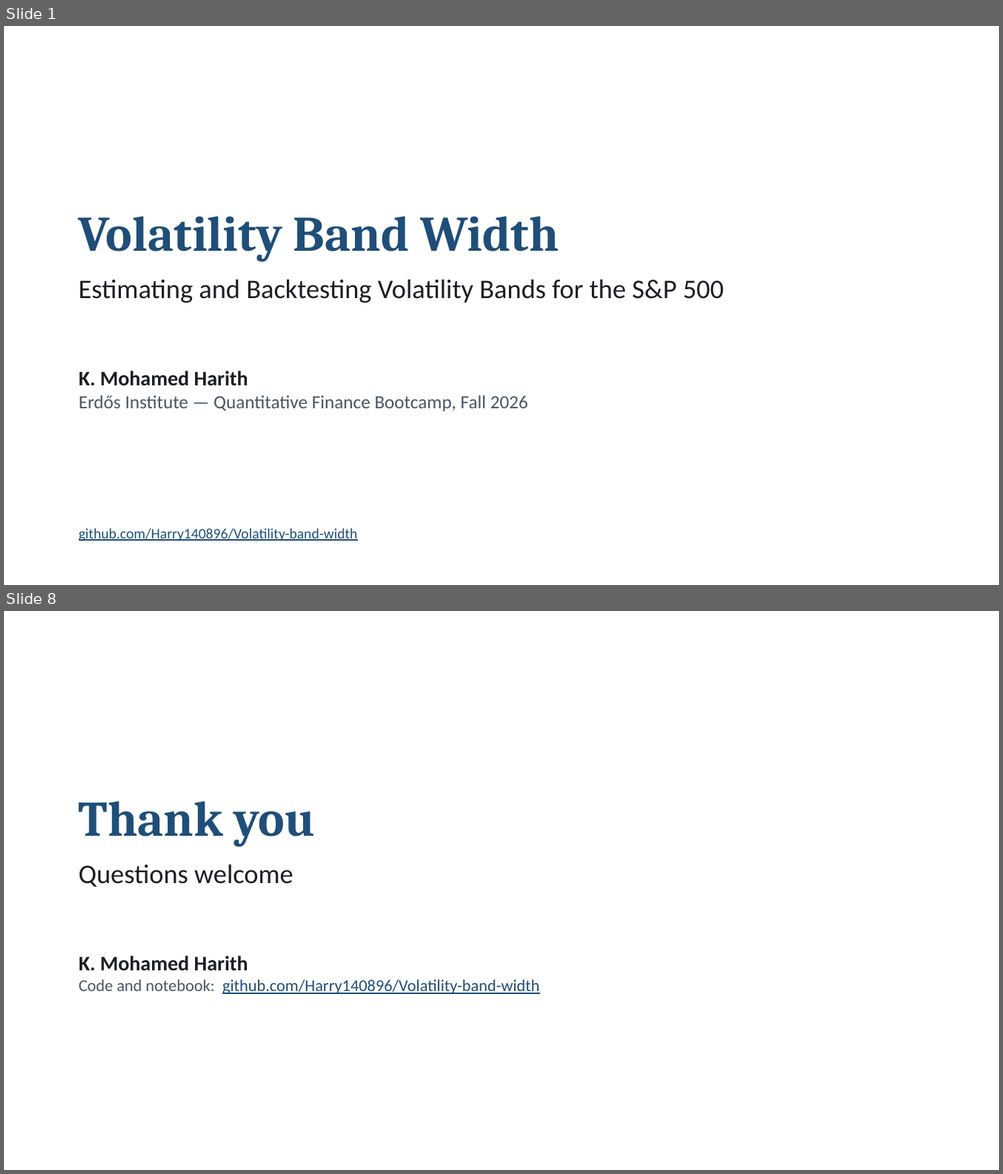
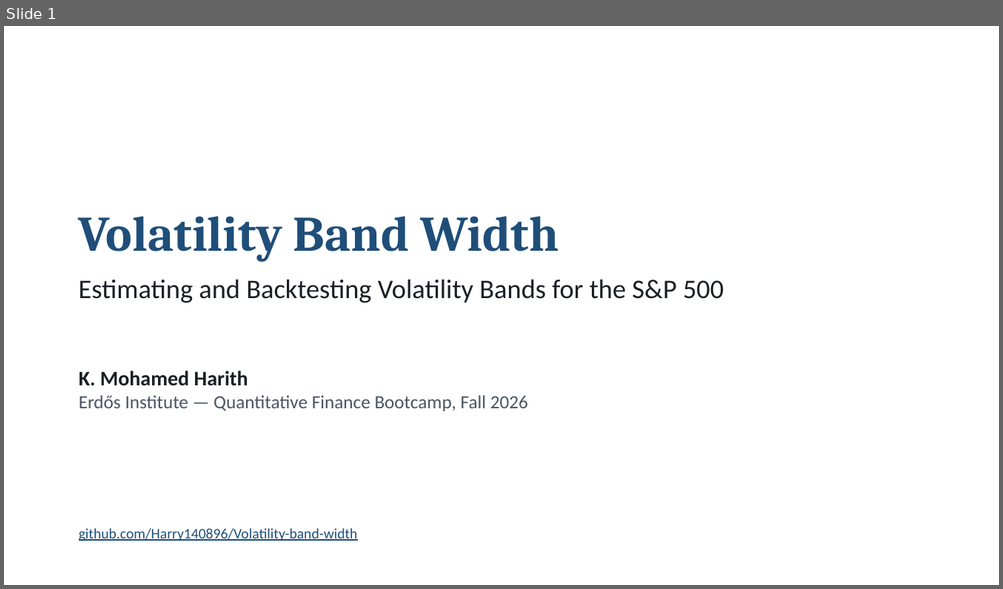
Before and after one commit to Harry140896/Volatility-band-width, a slide deck: docs/Volatility_Band_Width_slides.pptx. Shown one above the other, each under a label of ours: slides 1 and 8 before the commit, slide 1 after it; the slides between them are not shown. The pictures are 1003x1174 and 1003x589 pixels, drawn with LibreOffice and Linux fonts; fonts in the diff are those of the drawing. Boxes give left, top, right and bottom in pixels: in the first picture for what was removed or moved away, otherwise in the second. Text is boxed around its words. In the diff, an @@ line names an element or a change of style, - is before the commit and + after.

```diff
--- a/docs/Volatility_Band_Width_slides.pptx
+++ b/docs/Volatility_Band_Width_slides.pptx
@@ slide 8 removed at (x1=4, y1=611, x2=999, y2=1170), background #FFFFFF @@
@@ title removed at (x1=79, y1=801, x2=316, y2=847) @@
-Thank you
@@ text removed at (x1=79, y1=864, x2=293, y2=887) @@
-Questions welcome
@@ text removed at (x1=79, y1=956, x2=540, y2=994) @@
-K. Mohamed Harith
-Code and notebook: github.com/Harry140896/Volatility-band-width
```
Also in this commit, not shown: 4 slides changed, 5 slides added, 2 other slides removed.
